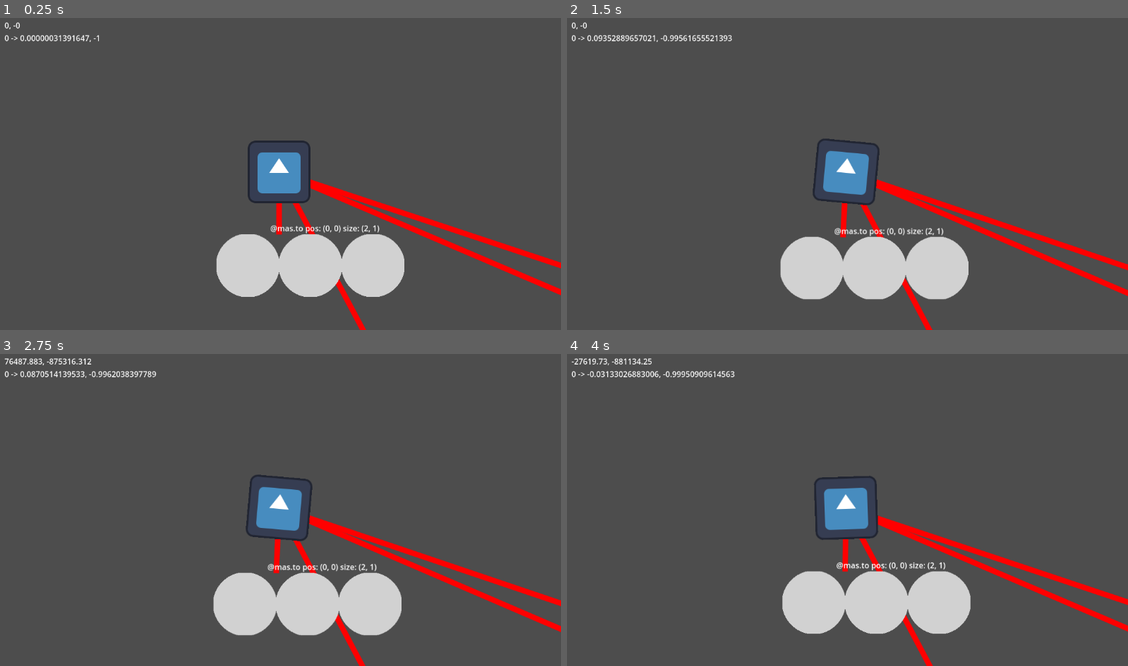
Above: before the commit, frames 1-4 (two rows, left to right).
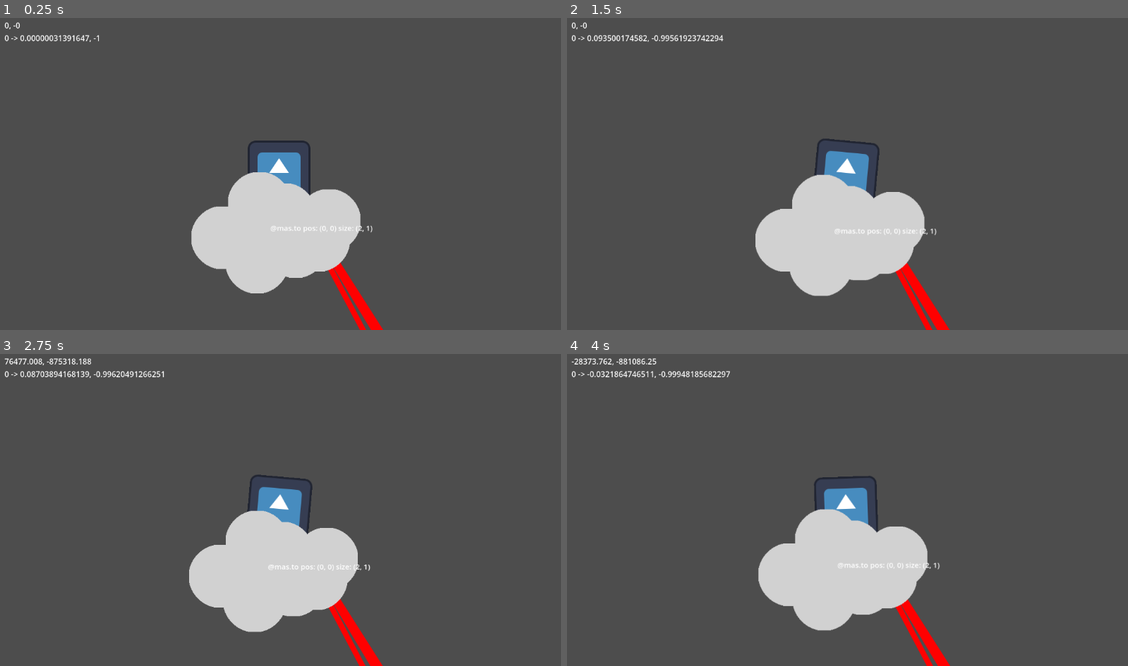
Above: after the commit, the same moments.

Repository: Doubi88/FediExpress
Game: Godot game, scene res://test_level.tscn
Two runs of this game, one before a commit and one after it. Both use one fixed random seed, a clock stepped at 60 frames per second and the inputs below. The engine's default icon, where the game draws it, is replaced by a stand-in: a white triangle on a blue panel in a dark square.
Inputs:
- Up to frame 1 (0.25 s): no input
- Up to frame 2 (1.5 s): tap Enter at 0.5 s; hold D (yaw right) 0.53-1.28 s; tap E (toggle engine) at 0.6, 1.35 s; hold S (throttle down) from 1.28 s (still down)
- Up to frame 3 (2.75 s): tap Space at 2 s; release S (throttle down) at 2.03 s; hold D (yaw right) from 2.03 s (still down); tap E (toggle engine) at 2.1 s
- Up to frame 4 (4 s): release D (yaw right) at 2.78 s; hold W (throttle up) 2.78-3.53 s; tap E (toggle engine) at 2.85, 3.6 s; hold A (yaw left) from 3.53 s (still down)

The runs differ from the first frame. In frame 1, 9.8% of the frame differs, in the area x 34-100%, y 49-100%; in frame 2, 10%; in frame 3, 10%; in frame 4, 10%, in the area x 2-100%, y 1-100%.

Commit message:
Clouds are drawn

Diff:
--- a/World/fedi_server.gd
+++ b/World/fedi_server.gd
@@ -22,6 +22,8 @@
 	get:
 		return size_in_grid
 
+@export var balls_per_grid_cell = 4
+
 @onready var name_label = $NameLabel
 
 var pos_changed = true
@@ -37,19 +39,25 @@
 		size_changed = false
 
 func redraw_icons():
-	for icon in icon_parent.get_children():
+	var icons = icon_parent.get_children()
+	for icon in icons:
 		icon_parent.remove_child(icon)
 		icon.queue_free()
 
 	var real_size = Vector2(size_in_grid) * GridData.cell_size
-	(collision_shape.shape as RectangleShape2D).size = real_size
+	var new_shape = RectangleShape2D.new()
+	new_shape.size = real_size
+	collision_shape.shape = new_shape
 
-	var start_pos = Vector2i(-floor(size_in_grid.x / 2.0), -floor(size_in_grid.y / 2.0))
-	for x in range(start_pos.x, size_in_grid.x + start_pos.x):
-		for y in range (start_pos.y, size_in_grid.y + start_pos.y):
-			var pos = Vector2i(x, y)
-			var icon = Sprite2D.new()
-			icon_parent.add_child(icon)
-			icon.texture = cloud_part_icon
-			icon.centered = false
-			icon.position = Vector2(pos) * GridData.cell_size
+	for grid_y in range(0, size_in_grid.y):
+		for grid_x in range(0, size_in_grid.x):
+			for i in range(0, balls_per_grid_cell):
+				var x = randi_range((grid_x - 0.5) * GridData.cell_size.x, (grid_x + 0.5) * GridData.cell_size.x)
+				var y = randi_range((grid_y - 0.5) * GridData.cell_size.y, (grid_y + 0.5) * GridData.cell_size.y)
+				var pos = Vector2(x, y)
+
+				var icon = Sprite2D.new()
+				icon_parent.add_child(icon)
+				icon.texture = cloud_part_icon
+				icon.centered = false
+				icon.position = (pos - (Vector2(size_in_grid.x * GridData.cell_size.x, size_in_grid.y * GridData.cell_size.y) / 2.0)) + (Vector2(position_in_grid) * GridData.cell_size)
--- a/World/fedi_server.tscn
+++ b/World/fedi_server.tscn
@@ -1,6 +1,7 @@
-[gd_scene load_steps=3 format=3 uid="uid://dioyqkbgskwl5"]
+[gd_scene load_steps=4 format=3 uid="uid://dioyqkbgskwl5"]
 
 [ext_resource type="Script" path="res://World/fedi_server.gd" id="1_0upif"]
+[ext_resource type="Theme" uid="uid://ochiaokyyqk4" path="res://theme.tres" id="2_wwjhh"]
 
 [sub_resource type="RectangleShape2D" id="RectangleShape2D_rvjq7"]
 size = Vector2(128, 128)
@@ -8,13 +9,15 @@
 [node name="FediServer" type="StaticBody2D"]
 script = ExtResource("1_0upif")
 
-[node name="CollisionShape2D" type="CollisionShape2D" parent="."]
-shape = SubResource("RectangleShape2D_rvjq7")
-
 [node name="NameLabel" type="Label" parent="."]
+z_index = 5
 offset_left = -18.0
 offset_top = -24.0
 offset_right = 22.0
 offset_bottom = -1.0
+theme = ExtResource("2_wwjhh")
 
 [node name="IconParent" type="Node" parent="."]
+
+[node name="CollisionShape2D" type="CollisionShape2D" parent="."]
+shape = SubResource("RectangleShape2D_rvjq7")
--- a/test_level.gd
+++ b/test_level.gd
@@ -6,7 +6,6 @@
 var vehicle: Helicopter
 
 @onready var server_scene = preload("res://World/fedi_server.tscn")
-@onready var cloud_texture = preload("res://icon.svg")
 @onready var heli_scene = preload("res://Vehicles/helicopter.tscn")
 
 var servers: Array[FediServer] = []
@@ -19,7 +18,7 @@
 func _ready():
 	var buil = WorldBuilder.new()
 	var server_datas = buil.create_world_data()
-	servers = buil.generate_cloud_world(self, server_datas, server_scene, cloud_texture)
+	servers = buil.generate_cloud_world(self, server_datas, server_scene)
 
 	vehicle = heli_scene.instantiate()
 	var spawn_server = servers.pick_random()
--- /dev/null
+++ b/theme.tres
@@ -0,0 +1,7 @@
+[gd_resource type="Theme" load_steps=2 format=3 uid="uid://ochiaokyyqk4"]
+
+[sub_resource type="SystemFont" id="SystemFont_yyw4u"]
+
+[resource]
+default_font = SubResource("SystemFont_yyw4u")
+default_font_size = 15
--- a/world_builder.gd
+++ b/world_builder.gd
@@ -18,8 +18,8 @@
 	keys.shuffle()
 
 	var servers: Array[FediServerData] = []
-	var max = randi_range(3, min(max_servers, keys.size()))
-	for i in range(0, max):
+	var server_count = randi_range(3, min(max_servers, keys.size()))
+	for i in range(0, server_count):
 		var server_name = keys[i]
 		var server = FediServerData.new()
 		server.server_name = server_name
@@ -56,7 +56,7 @@
 		accounts[server_name].append(user_name)
 	return accounts
 
-func generate_cloud_world(parent: Node, servers: Array[FediServerData], preloaded_server_scene: PackedScene, preloaded_cloud_icon: Texture) -> Array[FediServer]:
+func generate_cloud_world(parent: Node, servers: Array[FediServerData], preloaded_server_scene: PackedScene) -> Array[FediServer]:
 	var positions: Dictionary = {}
 	var result: Array[FediServer] = []
 	for fedi_server_data in servers:
@@ -67,7 +67,7 @@
 		result.append(server)
 
 		var pos: Vector2i
-		var size = Vector2(randi_range(1, 5), 1)#randi_range(1, 3))
+		var size = Vector2(randi_range(1, 5), randi_range(1, 3))
 		while (pos == null) || (!can_place_server_at(pos, size, positions)):
 			pos = Vector2i(randi_range(0, 25), randi_range(0, 25))
 
